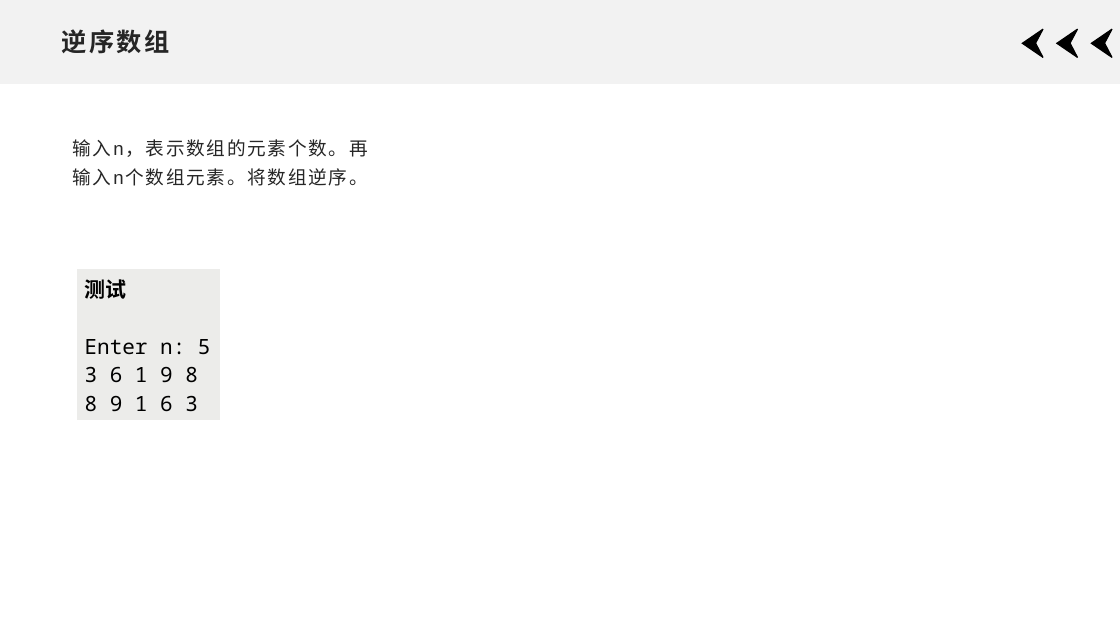
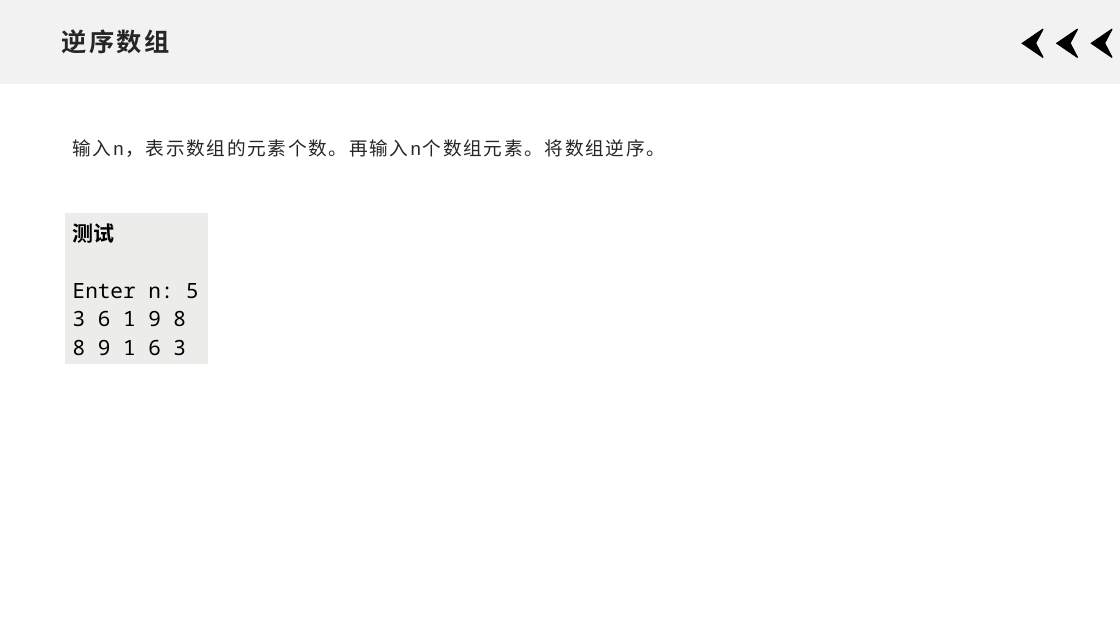
Before and after one commit to xdai02/C, a slide deck: slide 56 of slides/Chapter4.pptx. Drawn at 1120x630 pixels with LibreOffice and Linux fonts; fonts in the diff are those of the drawing. Boxes give left, top, right and bottom in pixels: in the first picture for what was removed or moved away, otherwise in the second. Text is boxed around its words. In the diff, an @@ line names an element or a change of style, - is before the commit and + after.

Commit message:
fix

```diff
--- a/slides/Chapter4.pptx
+++ b/slides/Chapter4.pptx
@@ text "输入n，表示数组的元素个数。再输入n个数组元素。将数组逆序。" rewrapped from box(73, 139, 368, 186) to box(73, 139, 665, 157) @@
@@ table: place and size @@
-table at box(76, 269, 221, 416)
+table at box(65, 213, 209, 360)
```
